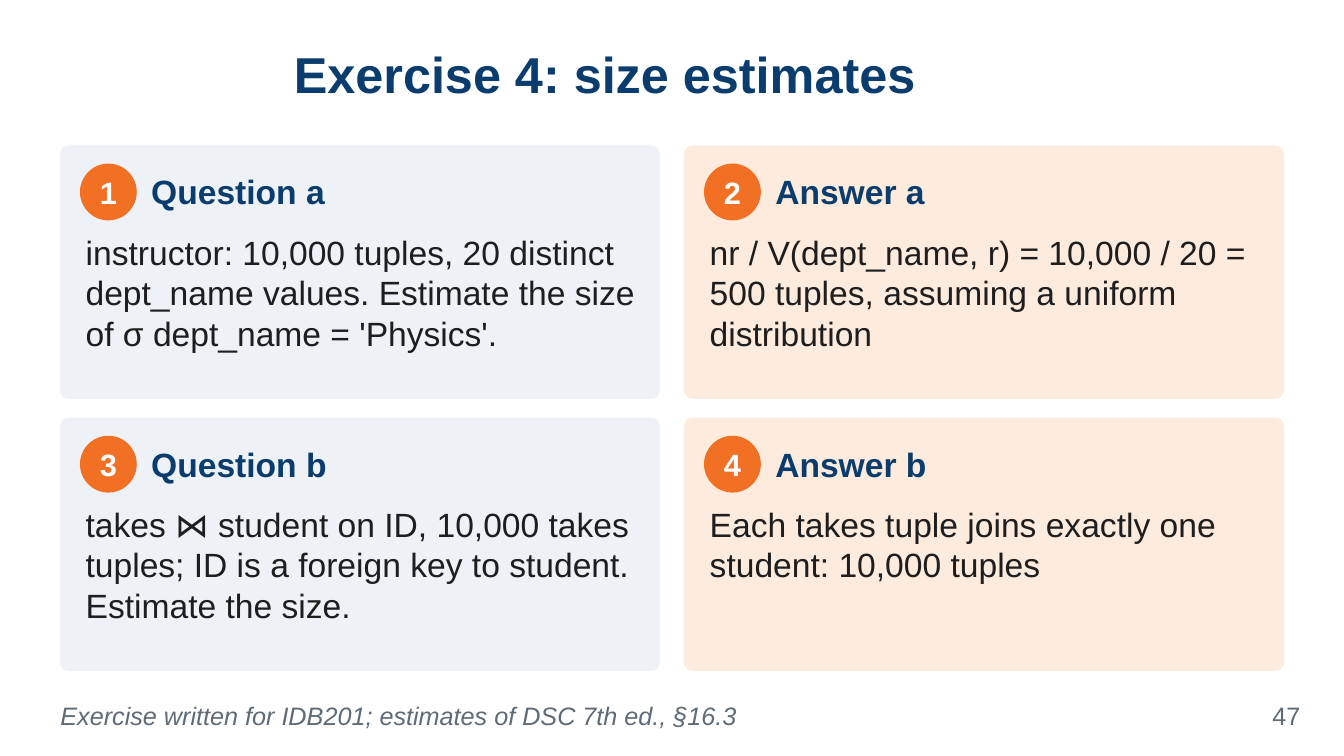
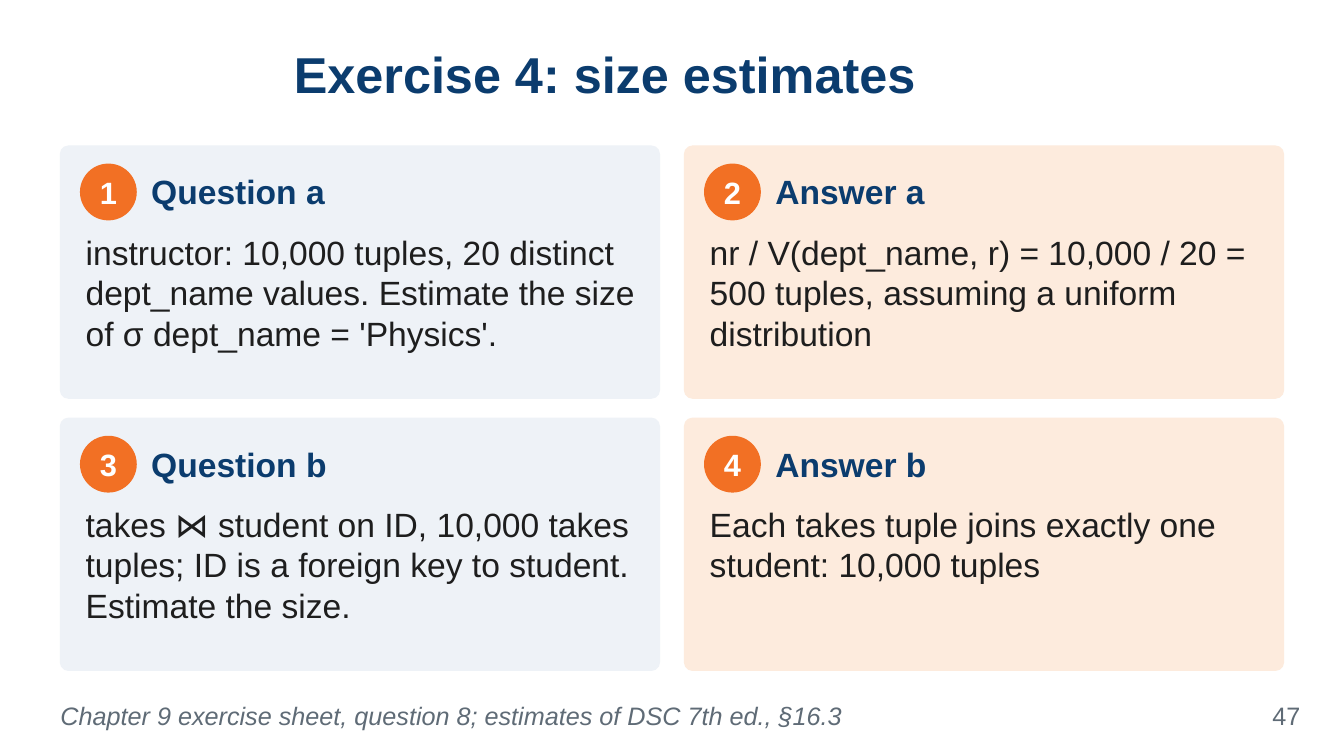
Before and after one commit to VanTTN2/IDB202, a slide deck: slide 47 of IDB201_ket-qua-sua_lan1_1/6_slides/Chapter_9.pptx. Drawn at 1344x756 pixels with LibreOffice and Linux fonts; fonts in the diff are those of the drawing; background and template pictures are left out. Boxes give left, top, right and bottom in pixels: in the first picture for what was removed or moved away, otherwise in the second. Text is boxed around its words. In the diff, an @@ line names an element or a change of style, - is before the commit and + after.

```diff
--- a/IDB201_ket-qua-sua_lan1_1/6_slides/Chapter_9.pptx
+++ b/IDB201_ket-qua-sua_lan1_1/6_slides/Chapter_9.pptx
@@ text at (x1=60, y1=706, x2=842, y2=730): text changed @@
-Exercise written for IDB201; estimates of DSC 7th ed., §16.3
+Chapter 9 exercise sheet, question 8; estimates of DSC 7th ed., §16.3
```
Also in this commit, not shown: 6 other slides changed, 23 other files.
